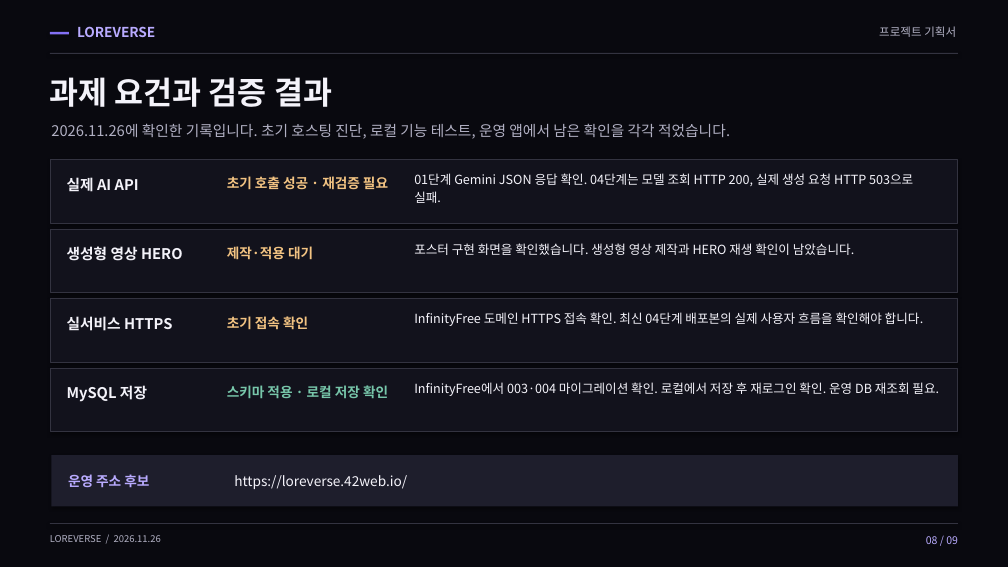
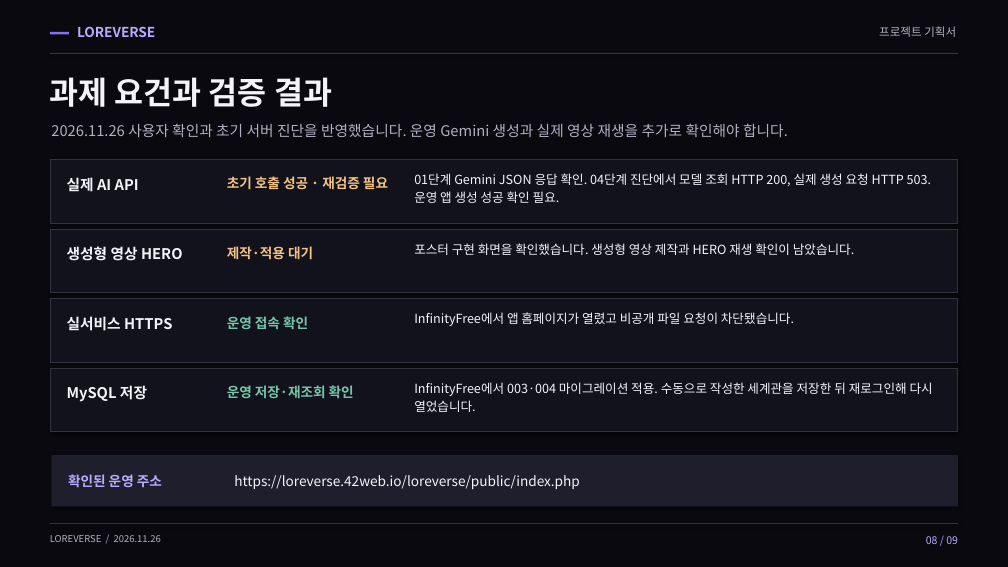
Before and after one commit to 05SUA/-, a slide deck: slide 8 of LOREVERSE/submission/LOREVERSE-project-plan.pptx. Drawn at 1008x567 pixels with LibreOffice and Linux fonts; fonts in the diff are those of the drawing. Boxes give left, top, right and bottom in pixels: in the first picture for what was removed or moved away, otherwise in the second. Text is boxed around its words. In the diff, an @@ line names an element or a change of style, - is before the commit and + after.

```diff
--- a/LOREVERSE/submission/LOREVERSE-project-plan.pptx
+++ b/LOREVERSE/submission/LOREVERSE-project-plan.pptx
@@ text at bbox=[51, 123, 788, 137]: text changed @@
-2026.11.26에 확인한 기록입니다. 초기 호스팅 진단, 로컬 기능 테스트, 운영 앱에서 남은 확인을 각각 적었습니다.
+2026.11.26 사용자 확인과 초기 서버 진단을 반영했습니다. 운영 Gemini 생성과 실제 영상 재생을 추가로 확인해야 합니다.
@@ text at bbox=[414, 173, 931, 203]: text changed @@
-01단계 Gemini JSON 응답 확인. 04단계는 모델 조회 HTTP 200, 실제 생성 요청 HTTP 503으로 실패.
+01단계 Gemini JSON 응답 확인. 04단계 진단에서 모델 조회 HTTP 200, 실제 생성 요청 HTTP 503. 운영 앱 생성 성공 확인 필요.
@@ text at bbox=[227, 316, 308, 329]: text changed; text colour #F2C382 to #77C6AA @@
-초기 접속 확인
+운영 접속 확인
@@ text at bbox=[414, 312, 794, 326]: text changed @@
-InfinityFree 도메인 HTTPS 접속 확인. 최신 04단계 배포본의 실제 사용자 흐름을 확인해야 합니다.
+InfinityFree에서 앱 홈페이지가 열렸고 비공개 파일 요청이 차단됐습니다.
@@ text at bbox=[227, 385, 354, 398]: text changed @@
-스키마 적용 · 로컬 저장 확인
+운영 저장·재조회 확인
@@ text at bbox=[414, 382, 933, 412]: text changed @@
-InfinityFree에서 003·004 마이그레이션 확인. 로컬에서 저장 후 재로그인 확인. 운영 DB 재조회 필요.
+InfinityFree에서 003·004 마이그레이션 적용. 수동으로 작성한 세계관을 저장한 뒤 재로그인해 다시 열었습니다.
@@ text at bbox=[68, 474, 162, 488]: text changed @@
-운영 주소 후보
+확인된 운영 주소
@@ text at bbox=[234, 475, 579, 489]: text changed @@
-https://loreverse.42web.io/
+https://loreverse.42web.io/loreverse/public/index.php
```
Also in this commit, not shown: 3 other slides changed, 1 other file.
